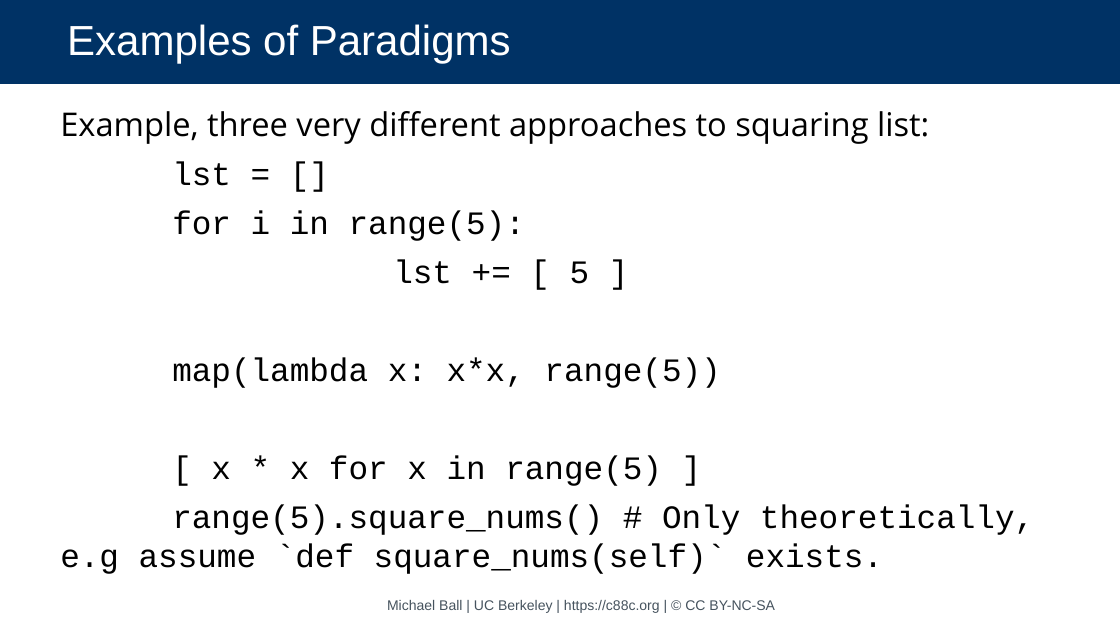
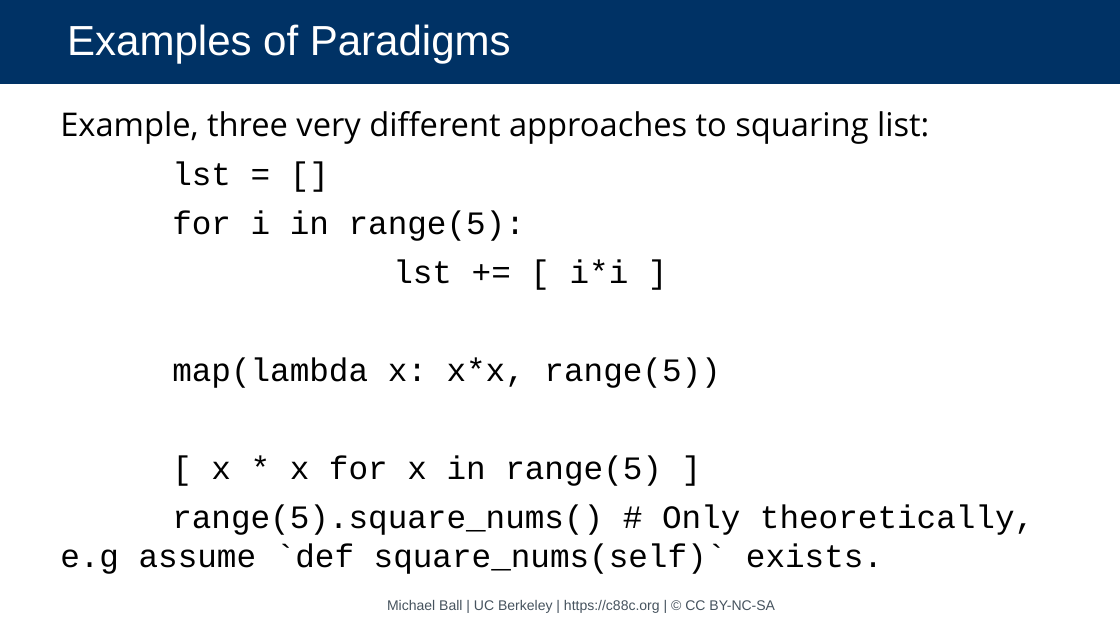
Before and after one commit to cs88-website/sp24, a slide deck: slide 8 of assets/slides/sp24/23-Paradigms.pptx. Drawn at 1120x630 pixels with LibreOffice and Linux fonts; fonts in the diff are those of the drawing. Boxes give left, top, right and bottom in pixels: in the first picture for what was removed or moved away, otherwise in the second. Text is boxed around its words. In the diff, an @@ line names an element or a change of style, - is before the commit and + after.

```diff
--- a/assets/slides/sp24/23-Paradigms.pptx
+++ b/assets/slides/sp24/23-Paradigms.pptx
@@ text at box(393, 259, 629, 284): text changed @@
-lst += [ 5 ]
+lst += [ i*i ]
```
Also in this commit, not shown: 2 other files.
